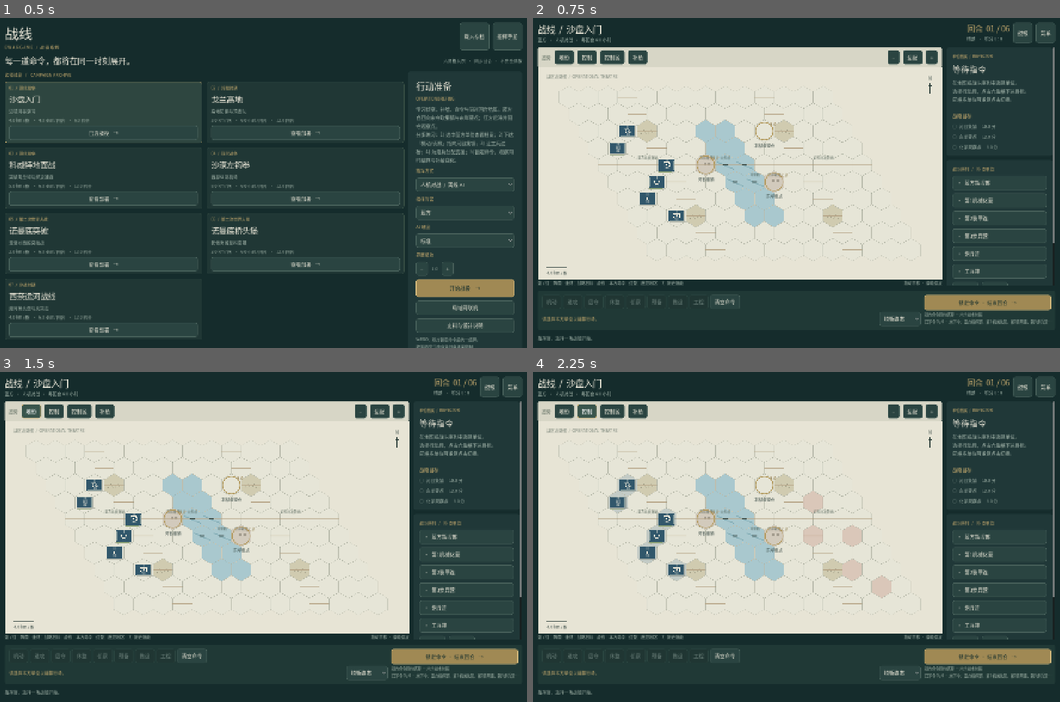
Above: before the commit, frames 1-4 (two rows, left to right).
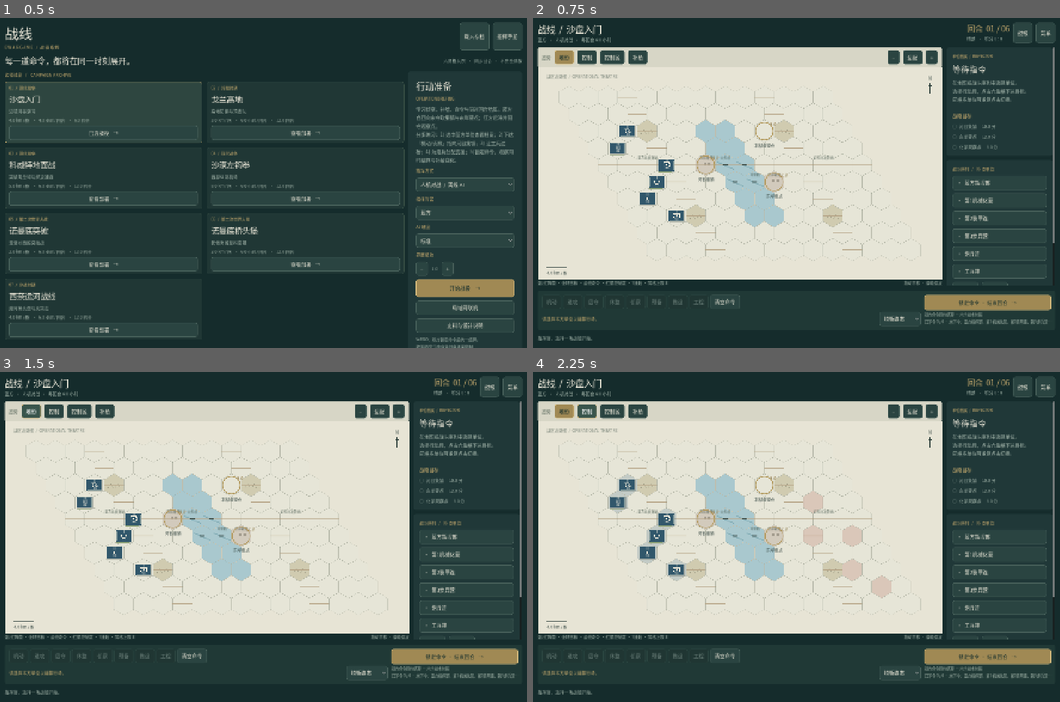
Above: after the commit, the same moments.

Repository: ghostLLC/ewargame
Game: Godot game, scene res://main.tscn
Same seed, same stepped clock (60 frames per second), same inputs: the game is played once before the commit and once after it.
Inputs:
- Up to frame 1 (0.5 s): no input
- Up to frame 2 (0.75 s): click "开始战役 →" at 0.5 s
- Up to frame 3 (1.5 s): click "地形" at 1.25 s
- Up to frame 4 (2.25 s): click "控制" at 2 s

Frame 1 is identical in both runs. In frame 2, 0.4% of the frame differs, in the area x 1-29%, y 9-82%; in frame 3, 0.2%; in frame 4, 0.4%.

Commit message:
perf: pathfinding closed set; AI hard focus fire; overlay active state
Use closed/in-open sets in hex search. Hard AI concentrates a second unit
onto the first attack target. Highlight the active map layer button.

Diff:
--- a/game/core/engine.gd
+++ b/game/core/engine.gd
@@ -503,10 +503,16 @@
 static func _search(state: Dictionary, unit: Dictionary, target: Array, supply: bool) -> Array:
 	var start = _pos(unit)
 	var frontier = [start]
+	var in_frontier = {_key(start): true}
+	var closed = {}
 	var costs = {_key(start): 0.0}
 	var previous = {}
 	var max_range = float(_rules(state).supply_range)
+	var guard = 0
 	while not frontier.is_empty():
+		guard += 1
+		if guard > 4000:
+			return []
 		var best_index = 0
 		var best_value = INF
 		for index in range(frontier.size()):
@@ -517,6 +523,10 @@
 				best_value = value
 				best_index = index
 		var current: Array = frontier.pop_at(best_index)
+		in_frontier.erase(_key(current))
+		if closed.has(_key(current)):
+			continue
+		closed[_key(current)] = true
 		if current == target:
 			var route = [current]
 			while previous.has(_key(current)):
@@ -524,6 +534,9 @@
 				route.push_front(current)
 			return route
 		for next in _neighbors(current):
+			var nkey = _key(next)
+			if closed.has(nkey):
+				continue
 			var cost = _move_cost(state, unit, current, next)
 			if cost >= 999:
 				continue
@@ -535,11 +548,12 @@
 			var total = float(costs[_key(current)]) + cost
 			if supply and total > max_range:
 				continue
-			if total < float(costs.get(_key(next), INF)):
-				costs[_key(next)] = total
-				previous[_key(next)] = current
-				if not frontier.has(next):
+			if total < float(costs.get(nkey, INF)):
+				costs[nkey] = total
+				previous[nkey] = current
+				if not in_frontier.get(nkey, false):
 					frontier.append(next)
+					in_frontier[nkey] = true
 	return []
 
 static func _route_cost(state: Dictionary, path: Array) -> float:
@@ -859,6 +873,8 @@
 		return []
 	var orders = []
 	var assigned = {}
+	var focus_target = []
+	var focus_count = 0
 	for unit in view.units:
 		if unit.side != side:
 			continue
@@ -940,6 +956,14 @@
 					target = _pos(nearest)
 				var aggro = 60 if difficulty == "hard" else 80 if difficulty == "easy" else 70
 				stance = "aggressive" if unit.organization > aggro else "balanced"
+				if difficulty == "hard" and focus_count < 2:
+					focus_target = target.duplicate()
+					focus_count += 1
+			elif difficulty == "hard" and focus_count > 0 and not focus_target.is_empty() and unit.type in ["armor", "mechanized", "infantry", "motorized"] and _distance(_pos(unit), focus_target) <= 3 and float(unit.organization) >= 45:
+				kind = "attack"
+				target = focus_target.duplicate()
+				stance = "aggressive"
+				focus_count += 1
 			elif difficulty == "hard" and not weak.is_empty() and weak_d <= 3 and unit.type in ["armor", "mechanized", "infantry", "motorized"]:
 				kind = "attack"
 				target = _pos(weak)
--- a/game/ui/main.gd
+++ b/game/ui/main.gd
@@ -387,8 +387,11 @@
 	filters.add_child(_label("态势",12,Color("47594d")))
 	for entry in [["terrain","地形"],["control","控制"],["zoc","控制区"],["supply","补给"]]:
 		var key = entry[0]
-		var button = _button(entry[1],func(): overlay_mode = key; canvas.overlay = key; canvas.queue_redraw())
+		var button = _button(entry[1],func(): overlay_mode = key; canvas.overlay = key; canvas.queue_redraw(); _refresh(), "切换地图图层：" + entry[1])
 		button.custom_minimum_size.y = 28
+		if overlay_mode == key:
+			button.add_theme_stylebox_override("normal",_box(Color("a08954"),5,Color("d7bc7e")))
+			button.add_theme_color_override("font_color",Color("122c2b"))
 		filters.add_child(button)
 	_spacer(filters)
 	filters.add_child(_button("−",func(): canvas.zoom_level = maxf(0.65,canvas.zoom_level/1.15); canvas.queue_redraw(),"缩小地图"))
@@ -408,7 +411,7 @@
 	canvas.hex_hovered.connect(_on_hex_hovered)
 	var legend_bar = HBoxContainer.new()
 	map_column.add_child(legend_bar)
-	legend_bar.add_child(_label("蓝 / 红：阵营    金环：战略目标    虚线：本方命令    红晕：敌控制区    ?：历史接触",11,MUTED))
+	legend_bar.add_child(_label("蓝/红阵营 · 金环目标 · 虚线命令 · 红晕控制区 · ?接触 · 同格上限 3",11,MUTED))
 	_spacer(legend_bar)
 	legend_bar.add_child(_label("拖动平移 · 滚轮缩放",11,MUTED))
 	var side_scroll = ScrollContainer.new()
